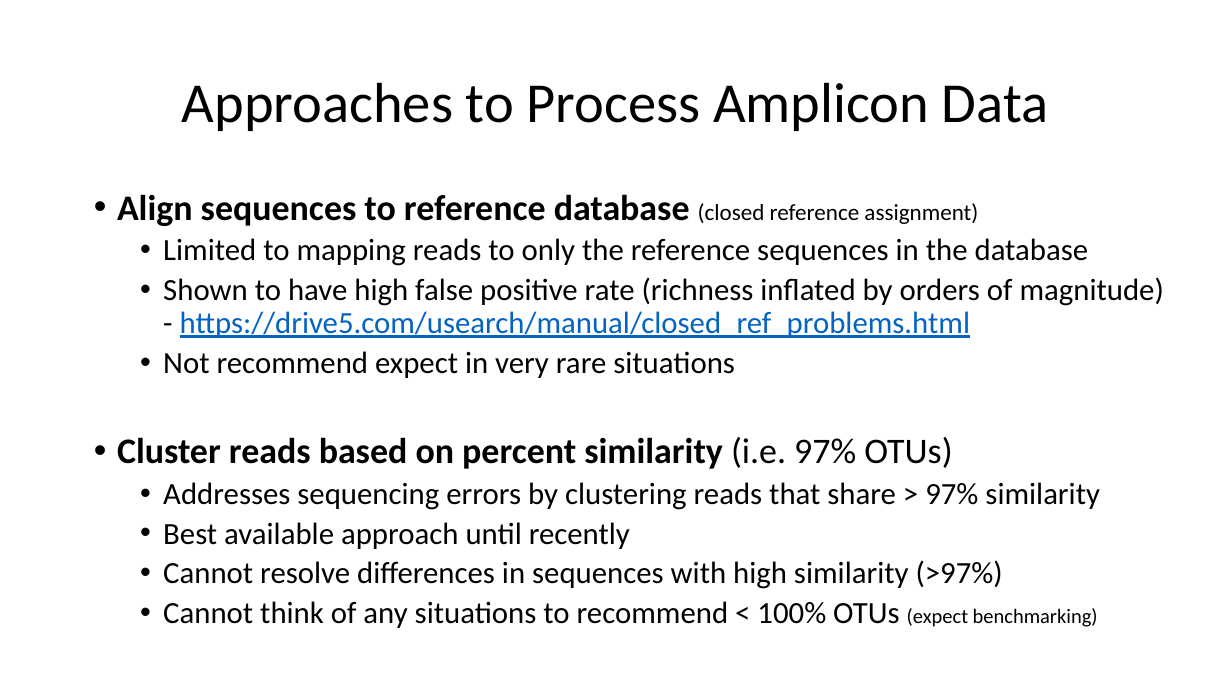
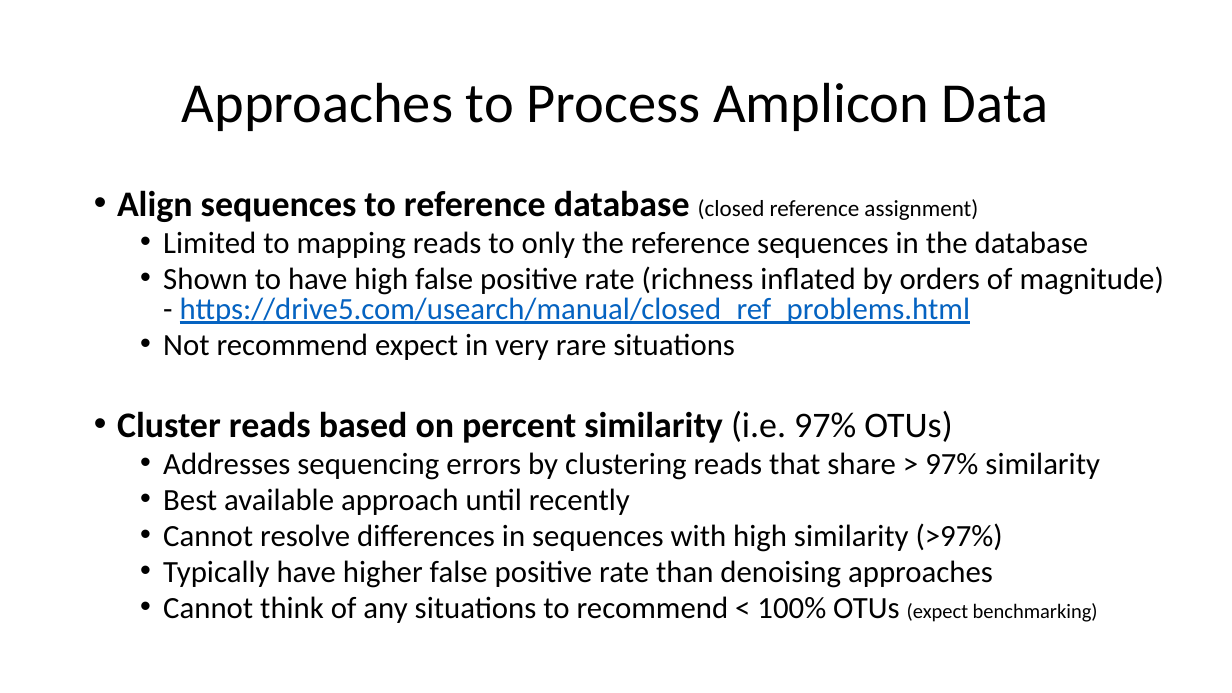
Before and after one commit to Nick243/Introduction-to-Metagenomics-Summer-Workshop-2019, a slide deck: slide 5 of CCHMC Microbiome Workshop - Amplicon Deniosing - 7-10-19.pptx (slide 4 before the commit). Drawn at 1232x693 pixels with LibreOffice and Linux fonts; fonts in the diff are those of the drawing. Boxes give left, top, right and bottom in pixels: in the first picture for what was removed or moved away, otherwise in the second. Text is boxed around its words. In the diff, an @@ line names an element or a change of style, - is before the commit and + after.

```diff
--- a/CCHMC Microbiome Workshop - Amplicon Deniosing - 7-10-19.pptx
+++ b/CCHMC Microbiome Workshop - Amplicon Deniosing - 7-10-19.pptx
@@ text at (117, 190, 1164, 623): line spacing 0.9 to 0.8 @@
@@ text at (163, 560, 993, 588): paragraph added @@
+  • Typically have higher false positive rate than denoising approaches
```
Also in this commit, not shown: 2 other slides changed, 1 slide added, 1 slide removed.
